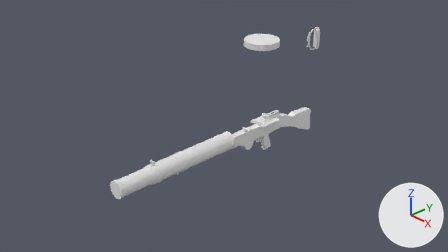
Renders of the Blender file Lewis Gun/lewisGun.blend from each side of a commit.
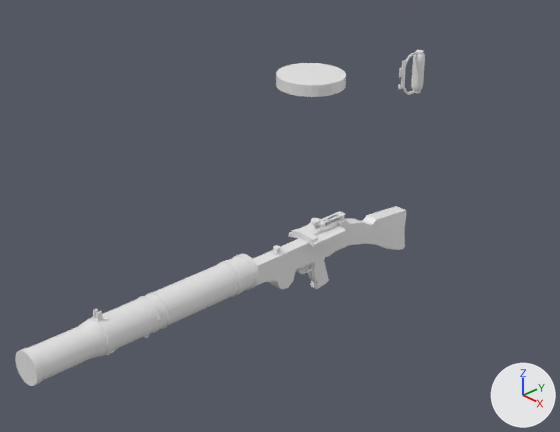
Each version is shown from the file's camera 'Camera', then close up on the part from 23% to 87% of the width and 1% to 88% of the height. Every picture has the same lights, and +X, +Y and +Z are marked at lower right. The older version's two pictures come first.

The older version as bpy lines, for what is in view:
```python
me_cylinder_001 = bpy.data.meshes.new('Cylinder.001')
me_cylinder_001.from_pydata(...)  # 128 vertices, 68 faces; spans x -1.0..1.0, y -1.0..1.0, z -1.0..1.0
me_cylinder_001.materials.append(None)
me_cylinder_005 = bpy.data.meshes.new('Cylinder.005')
me_cylinder_005.from_pydata(...)  # 2600 vertices, 1091 faces, 682 loose edges; spans x -1.6..1.1, y -3.4..1.5, z -15.1..14.4
me_cylinder_005.materials.append(None)
me_cylinder_010 = bpy.data.meshes.new('Cylinder.010')
me_cylinder_010.from_pydata(...)  # 482 vertices, 426 faces; spans x -0.86..-0.1, y 1.28..3.97, z -14.04..-11.84
ob_cylinder = bpy.data.objects.new('Cylinder', me_cylinder_001)
ob_cylinder.location = (-1.312, 2.354, 0.651)
ob_cylinder.scale = (-0.382, -0.382, -0.065)
ob_lewisgun = bpy.data.objects.new('lewisGun', me_cylinder_005)
ob_lewisgun.location = (0.0, -0.028, -0.407)
ob_lewisgun.rotation_euler = (1.571, 0.0, 0.0)  # degrees (90, 0, 0)
ob_lewisgun.scale = (0.163, 0.163, 0.163)
ob_spadegrip = bpy.data.objects.new('spadeGrip', me_cylinder_010)
ob_spadegrip.location = (0.0, 0.416, 0.546)
ob_spadegrip.rotation_euler = (1.571, 0.0, 0.0)  # degrees (90, 0, 0)
ob_spadegrip.scale = (0.163, 0.163, 0.163)
```
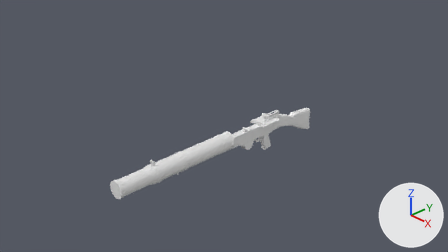
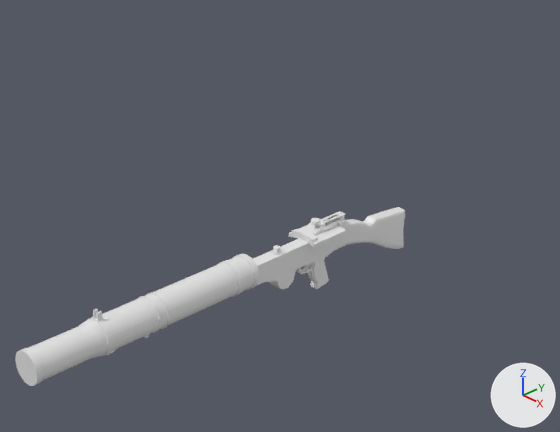
What differs and where, as boxes (x1, y1, x2, y2) in the close-ups (560 x 432 px):
'Cylinder', hidden: before (276, 63, 346, 97)
'spadeGrip', hidden: before (398, 50, 425, 95)

What changed in the scene script:
```text
Change ob_spadegrip:
    add ob_spadegrip.hide_set(True)
Change ob_cylinder:
    add ob_cylinder.hide_set(True)
```
